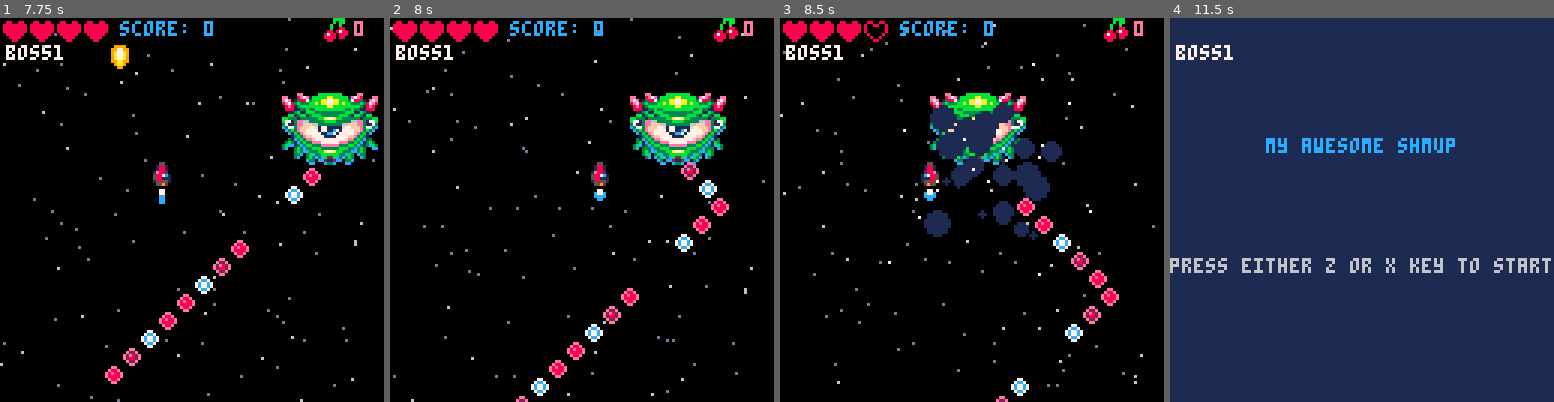
Above: before the commit, frames 1-4 (left to right).
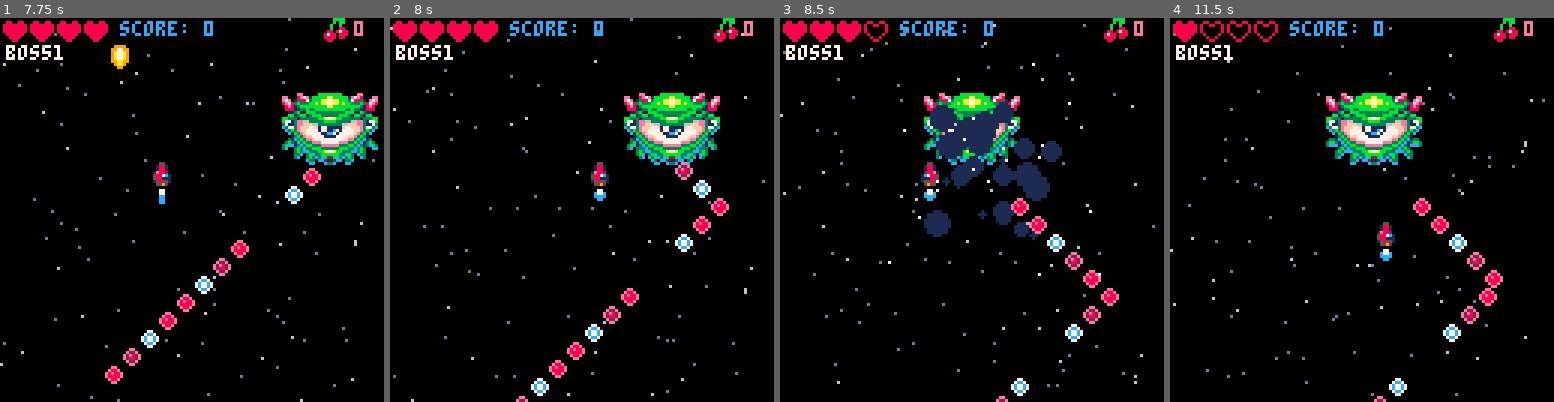
Above: after the commit, the same moments.

Repository: CRBroughton/pico-8-hero
Game: PICO-8 cartridge src/pico-8-hero.p8
Two runs of this game, one before a commit and one after it. Both use one fixed random seed, a clock stepped at 60 frames per second and the inputs below.
Inputs:
- Up to frame 1 (7.75 s): tap X (X key) at 0.33, 1.07, 1.85, 2.97, 4.08, 5.2, 6.32, 7.43 s; tap O (Z key) at 0.7, 1.7, 2.1, 2.5, 2.9, 3.3, 3.7, 4.1, 4.5, 4.9, 5.3, 5.7, 6.1, 6.5, 6.9, 7.3, 7.7 s; hold Right 1.6-2.1 s; hold Up 2.15-2.42 s; hold Right 2.47-3.03 s; hold Left 3.08-3.58 s; hold Down 3.63-3.97 s; hold Right 4.02-4.68 s; hold Up 4.73-5.03 s; hold Left 5.08-5.68 s; hold Down 5.73-6.03 s; hold Right 6.08-6.58 s; hold Right 6.63-7.13 s; hold Up 7.18-7.45 s; hold Right from 7.5 s (still down)
- Up to frame 2 (8 s): keep holding Right
- Up to frame 3 (8.5 s): release Right at 8.07 s; tap O (Z key) at 8.1 s; hold Left from 8.12 s (still down)
- Up to frame 4 (11.5 s): tap O (Z key) every 0.4 s from 8.5 to 11.3 s; tap X (X key) at 8.55, 9.67, 10.78 s; release Left at 8.62 s; hold Down 8.67-9 s; hold Right 9.05-9.72 s; hold Up 9.77-10.07 s; hold Left 10.12-10.72 s; hold Down 10.77-11.07 s; hold Right from 11.12 s (still down)

Frame 1 is identical in both runs. In frame 2, 3.6% of the frame differs, in the area x 60-88%, y 19-47%; in frame 3, 2.7%; in frame 4, 99%, in the area x 0-100%, y 0-100%.

Commit message:
feat(boss): :sparkles: add boss phase 4

Diff:
--- a/src/boss.lua
+++ b/src/boss.lua
@@ -3,7 +3,7 @@
     local speed = 2
 
     if enemy.sx == 0 or enemy.x >= 93 then
-        enemy.sx -= speed
+        enemy.sx = - speed
     end
 
     if enemy.x <= 3 then
@@ -59,6 +59,7 @@
             -- transition
             enemy.mission = "boss3"
             enemy.phasebegin = gametime
+            enemy.sy = 0
         end
     end
     -- shooting
@@ -71,14 +72,29 @@
 end
 
 function boss3(enemy)
+    -- movement
+    local speed = 0.5
+
+    if enemy.sx == 0 or enemy.x >= 93 then
+        enemy.sx = -speed
+    end
+
+    if enemy.x <= 3 then
+        enemy.sx = speed
+    end
     debug = "boss3"
 
+    -- shooting
+    if gametime % 10 == 0 then
+        firespread(enemy, 8, 2, time() / 2)
+    end
+
+    -- transition
     if enemy.phasebegin + 8 * 30 < gametime then
         enemy.mission = "boss4"
         enemy.phasebegin = gametime
     end
-    -- move(enemy)
-
+    move(enemy)
 end
 
 function boss4(enemy)
